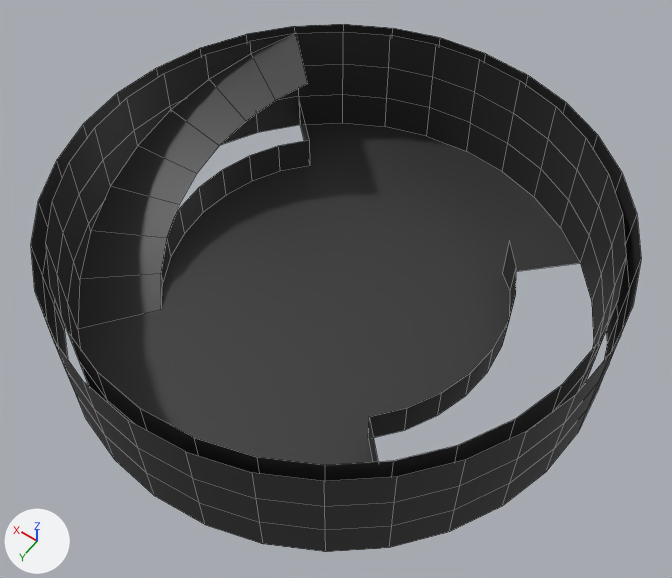
Renders of the Blender file Assets/Models/ShaderCastle/Math.blend from each side of a commit.
Before and after are seen from a 50 mm lens placed at (-7.75, 10.85, 17.29), pointed at (-0.36, 0.5, 1.02). Arrows for +X, +Y and +Z are at lower left; the lights stay in place. The first picture is the older version. Mesh edges are drawn as thin lines. The same objects are shown in both versions, whatever each file hides.

Names of what the first picture shows: 'Floor CW Up -col'.
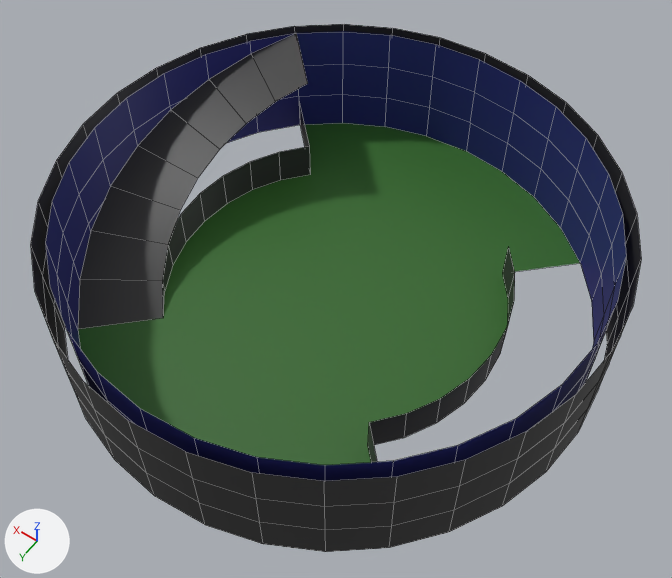
The change, as a diff of the scene's bpy script:
```diff
--- a/Assets/Models/ShaderCastle/Math.blend.py
+++ b/Assets/Models/ShaderCastle/Math.blend.py
@@ me_cylinder @@
 me_cylinder.from_pydata(...)  # 326 vertices, 219 faces; spans x -6.25..6.25, y -6.25..6.25, z 0.0..3.0
 # used by ob_floor_cw_up__col; location = (0.0, 0.0, 0.0)
+# me_cylinder part 1: all 40 vertices in x -4.02..4.02, y -2.85..2.85, z 0.31..2.66 are scaled about their middle by (1, 1, 1.12), then moved by (0.0, 0.0, -0.18)
+# me_cylinder part 2: the 1 face centred in x 0.0, y 0.0, z 0.15 switches from mat_333333 (dark grey #333333) to mat_floor (dark green #346a2a)
+# me_cylinder part 3: 96 of the faces centred in x -5.9..5.9, y -5.9..5.9, z 0.5..2.5 switch from mat_333333 (dark grey #333333) to mat_wall (dark blue #282b7a)
+me_cylinder.materials.append(mat_floor)  # dark green #346a2a
```

Where the change shows, as pixel boxes [x1, y1, x2, y2] in the pictures (672 x 578 px; the box of a moved part takes in the faces that stretch with it):
'Floor CW Up -col', reshaped, recoloured (dark grey to dark blue): [31, 24, 641, 552] in both
part 1 of me_cylinder, moved or reshaped: [78, 34, 580, 465] in both
part 2 of me_cylinder, recoloured: [78, 123, 580, 465] in both
part 3 of me_cylinder, recoloured (dark grey to dark blue): [46, 31, 626, 481] in both
